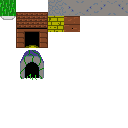
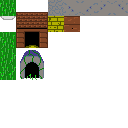
Two versions of the same layered image (128x128). Layer-by-layer changes:
painted on "Background" over <box>0,32,16,80</box>
